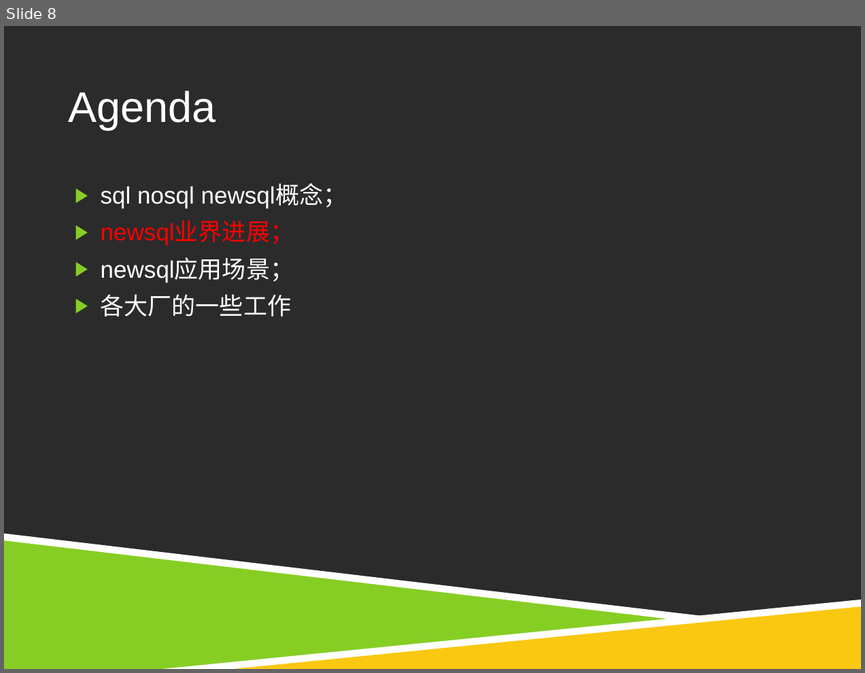
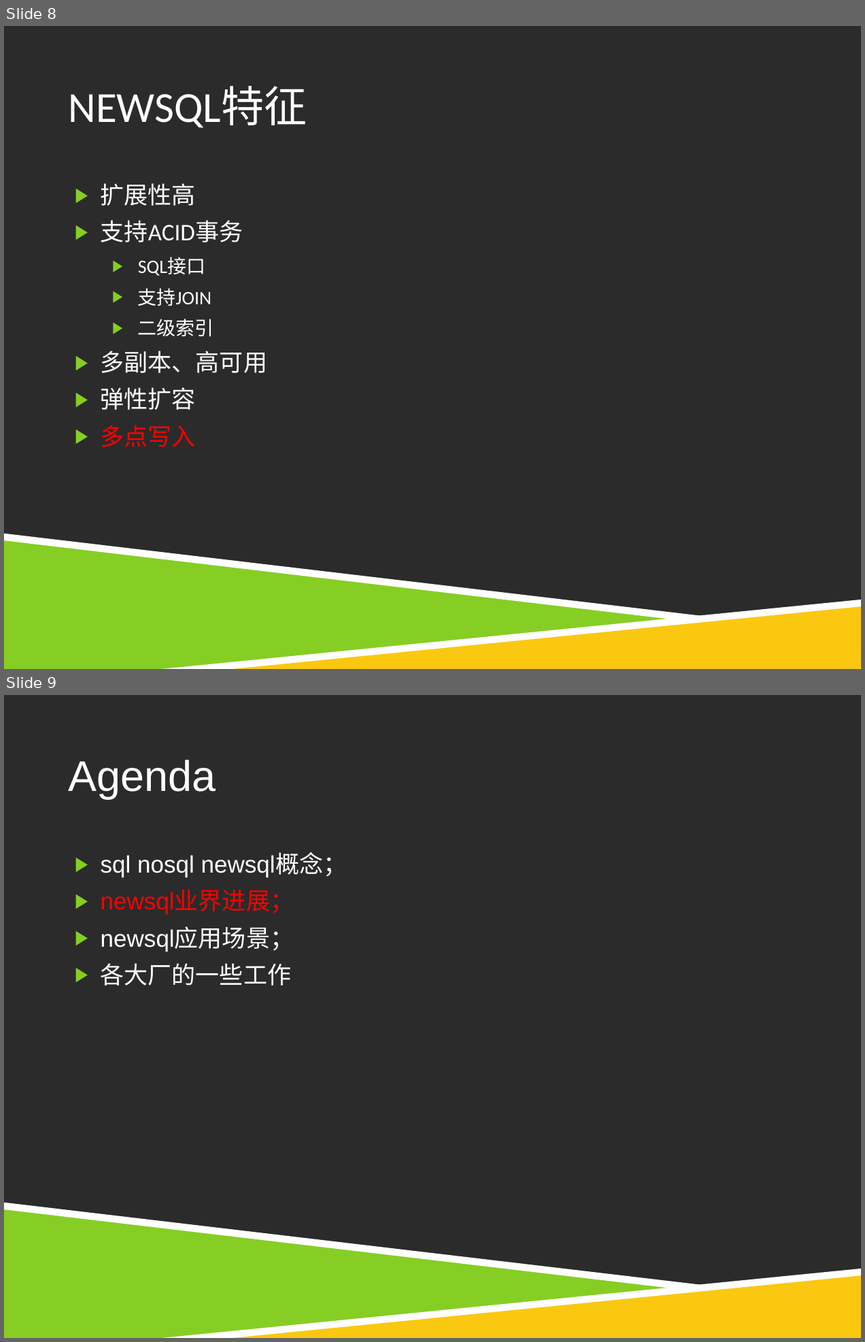
Before and after one commit to wisehead/techblog, a slide deck: database/newSQL/NewSQL.ppt. Shown one above the other, each under a label of ours: slide 8 before the commit, slides 8 and 9 after it. The pictures are 865x673 and 865x1342 pixels, drawn with LibreOffice and Linux fonts; fonts in the diff are those of the drawing; background and template pictures are left out; a plain dark background stands for a picture behind light text. Boxes give left, top, right and bottom in pixels: in the first picture for what was removed or moved away, otherwise in the second. Text is boxed around its words. In the diff, an @@ line names an element or a change of style, - is before the commit and + after.

```diff
--- a/database/newSQL/NewSQL.ppt
+++ b/database/newSQL/NewSQL.ppt
@@ slide 8 added at <box>4,26,861,669</box>, background picture (left out); not listed: 4 template elements that a slide beside it also shows @@
@@ title added at <box>68,87,307,128</box>, 36 pt, text #FFFFFF @@
+NEWSQL特征
@@ text added at <box>101,183,267,447</box>, 20 pt, text #FFFFFF @@
+▶ 扩展性高
+▶ 支持ACID事务
+  ▶ SQL接口
+  ▶ 支持JOIN
+  ▶ 二级索引
+▶ 多副本、高可用
+▶ 弹性扩容
+▶ 多点写入
@@ what was slide 8 is now slide 9 @@
```
Also in this commit, not shown: 5 slides changed, 2 other slides added, 2 slides removed, 2 other files.
